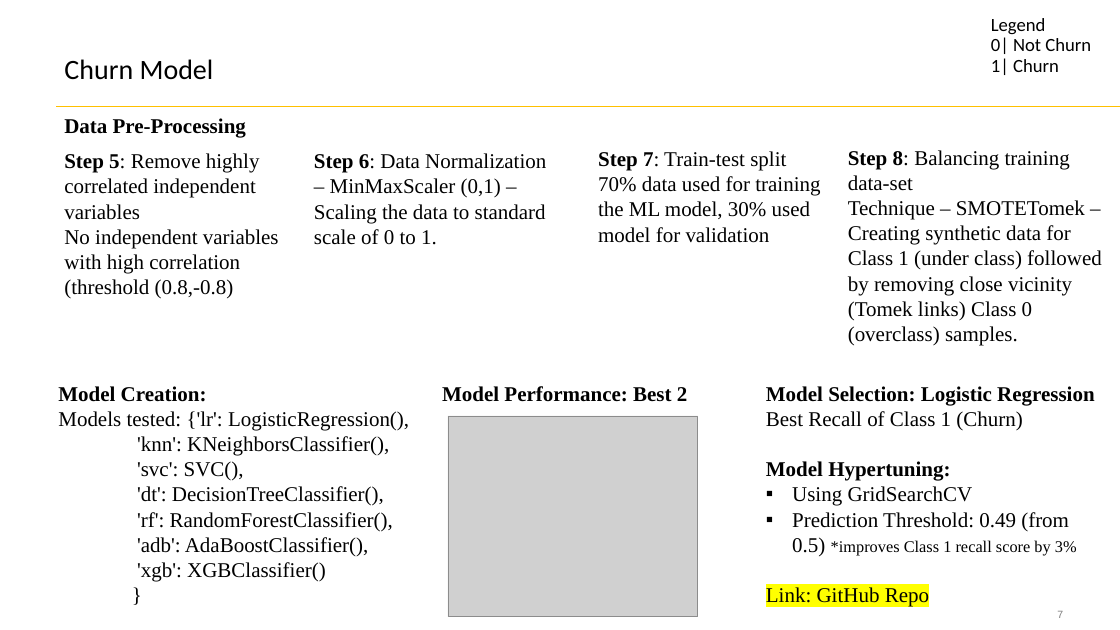
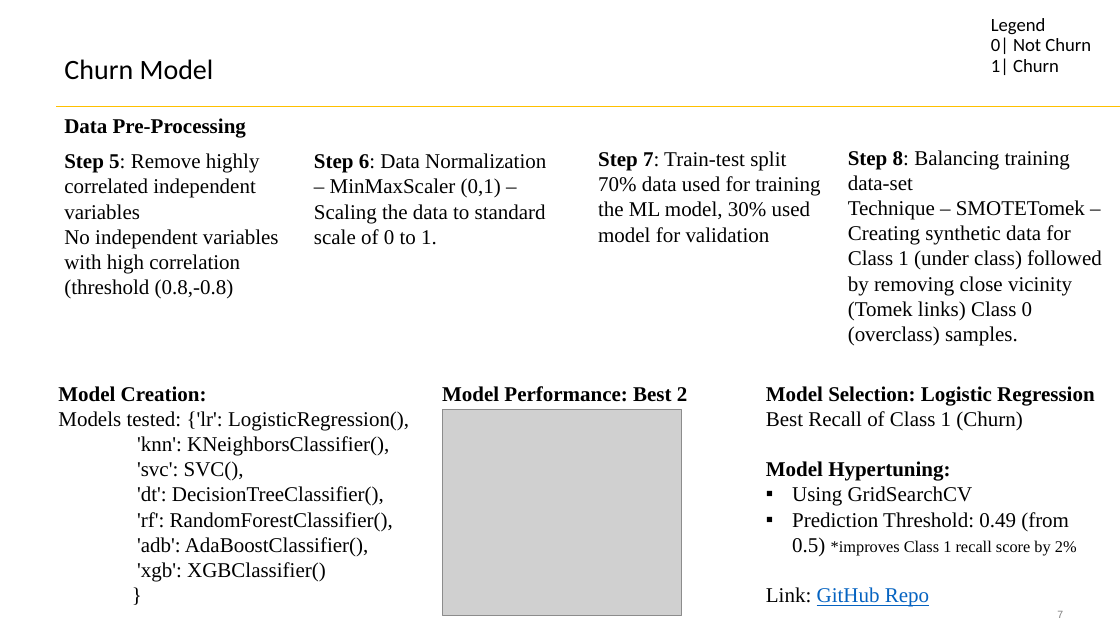
Before and after one commit to SahilM21/ChurnModelPresentation, a slide deck: slide 7 of Churn Model.pptx. Drawn at 1120x630 pixels with LibreOffice and Linux fonts; fonts in the diff are those of the drawing; grey boxes stand for pictures. Boxes give left, top, right and bottom in pixels: in the first picture for what was removed or moved away, otherwise in the second. Text is boxed around its words. In the diff, an @@ line names an element or a change of style, - is before the commit and + after.

```diff
--- a/Churn Model.pptx
+++ b/Churn Model.pptx
@@ picture: place and size @@
-picture at [448, 416, 698, 617]
+picture at [443, 410, 681, 616]
@@ text at [792, 512, 1077, 556]: text changed @@
-▪ Prediction Threshold: 0.49 (from 0.5) *improves Class 1 recall score by 3%
+▪ Prediction Threshold: 0.49 (from 0.5) *improves Class 1 recall score by 2%
@@ text at [766, 587, 929, 607]: text colour #000000 to #0563C1, underline on in "GitHub Repo"; highlight #FFFF00 to none in "Link: GitHub Repo" @@
```
Also in this commit, not shown: 2 other slides changed, 2 other files.
